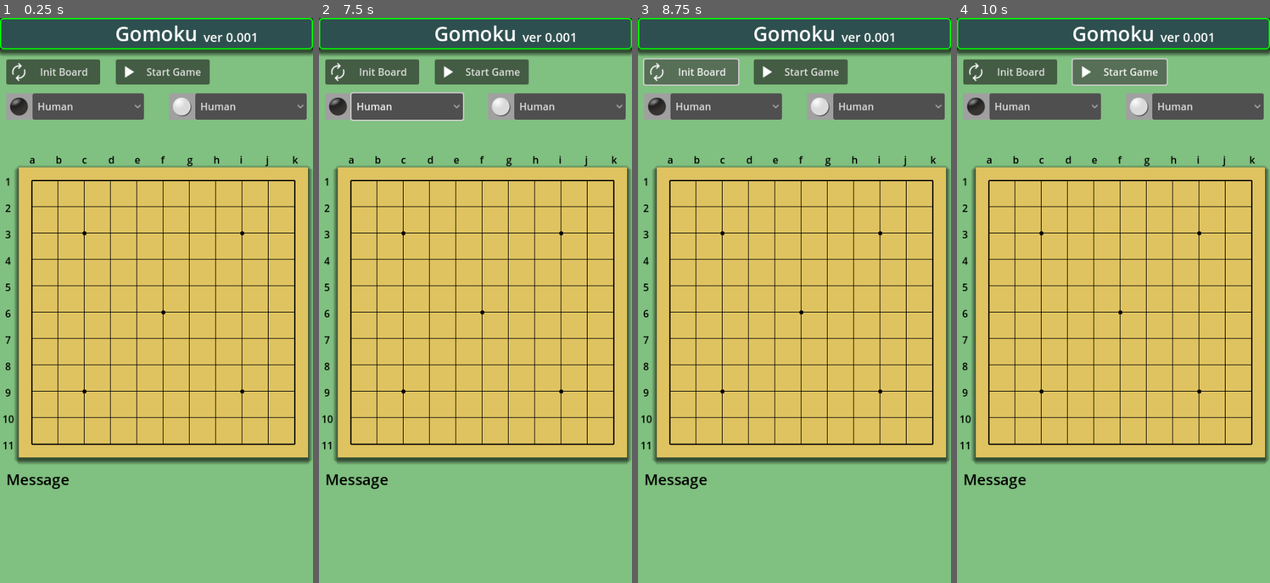
Above: before the commit, frames 1-4 (left to right).
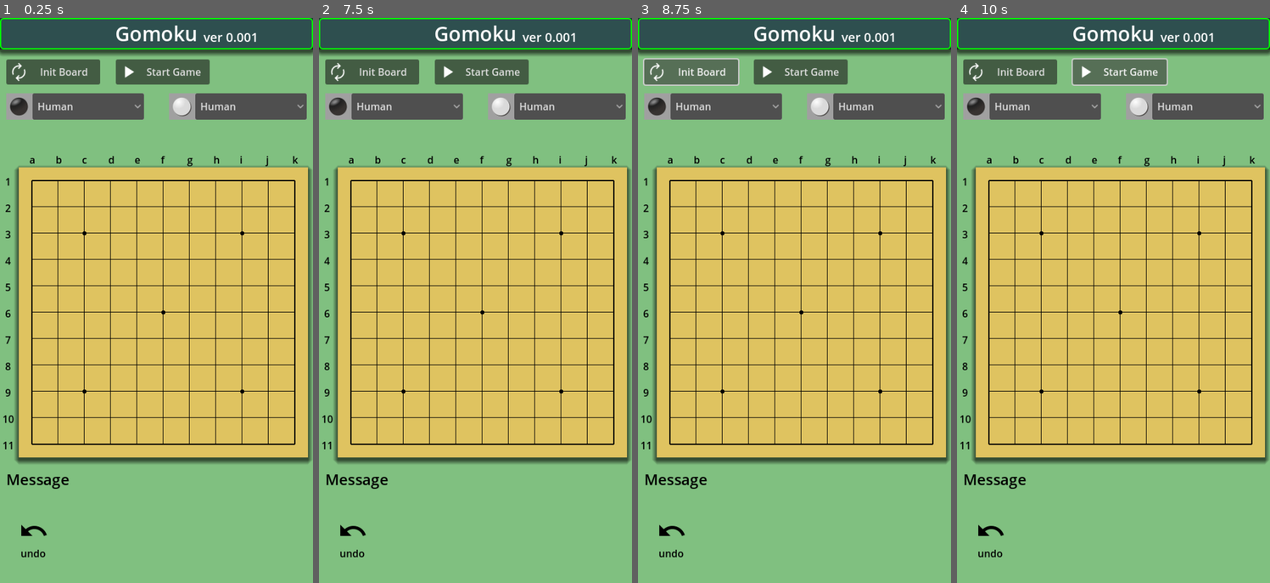
Above: after the commit, the same moments.

Repository: vivisuke/Gomoku
Game: Godot game, scene res://main_scene.tscn
Same seed, same stepped clock (60 frames per second), same inputs: the game is played once before the commit and once after it.
Inputs (mouse positions are in pixels of both pictures, inside the frame that each line leads up to):
- Up to frame 1 (0.25 s): no input
- Up to frame 2 (7.5 s): click (353, 532) at 0.5 s, where only the run after the commit has a clickable "undo"; click "Start Game" at 1.25 s; click "Init Board" at 2 s; click "Stop Game" at 2.75 s; click "Start Game" at 3.5 s; click "Human" at 4.25 s; click "Init Board" at 5 s; click "Stop Game" at 5.75 s; click "Human" at 6.5 s; click (353, 532) at 7.25 s, where only the run after the commit has a clickable "undo"
- Up to frame 3 (8.75 s): click "Init Board" at 8 s
- Up to frame 4 (10 s): click "Start Game" at 8.75 s; click "Stop Game" at 9.5 s

The runs differ from the first frame. In frame 1, 0.2% of the frame differs, in the area x 6-16%, y 89-96%; in frame 2, 0.4%, in the area x 6-47%, y 13-96%; in frame 3, 0.2%; in frame 4, 0.2%.

Commit message:
0044 ◎ C 09/05 09/05 0.001│ToDo│画面左下に Undo ボタン設置

Diff:
--- a/Gomoku/main_scene.tscn
+++ b/Gomoku/main_scene.tscn
@@ -10,6 +10,9 @@
 [ext_resource type="Texture2D" uid="uid://bt67q3bcmc8ab" path="res://images/stop_white_32.png" id="5_1f8o4"]
 [ext_resource type="Script" path="res://scripts/Grid.gd" id="9_fwb4q"]
 [ext_resource type="Texture2D" uid="uid://dlv5mpubr21oq" path="res://images/BG_42.png" id="10_tqbab"]
+[ext_resource type="Texture2D" uid="uid://cr8wmdaub82ad" path="res://images/undo_black.png" id="11_w2j8t"]
+[ext_resource type="Texture2D" uid="uid://dk64tuxwhkcyo" path="res://images/undo_white.png" id="12_sjx1h"]
+[ext_resource type="Texture2D" uid="uid://hl2kdbh54uj0" path="res://images/undo_gray.png" id="13_i33cc"]
 
 [sub_resource type="TileSetAtlasSource" id="TileSetAtlasSource_wnvxq"]
 texture = ExtResource("10_tqbab")
@@ -212,5 +215,26 @@
 theme_override_font_sizes/font_size = 24
 text = "Message"
 
+[node name="UndoButton" type="TextureButton" parent="."]
+offset_left = 30.0
+offset_top = 793.0
+offset_right = 78.0
+offset_bottom = 841.0
+texture_normal = ExtResource("11_w2j8t")
+texture_pressed = ExtResource("12_sjx1h")
+texture_disabled = ExtResource("13_i33cc")
+
+[node name="Label" type="Label" parent="UndoButton"]
+layout_mode = 1
+anchors_preset = 9
+anchor_bottom = 1.0
+offset_top = 48.0
+offset_right = 48.0
+offset_bottom = 26.0
+grow_vertical = 2
+theme_override_colors/font_color = Color(0, 0, 0, 1)
+text = "undo"
+horizontal_alignment = 1
+
 [connection signal="pressed" from="InitButton" to="." method="_on_init_button_pressed"]
 [connection signal="toggled" from="StartStopButton" to="." method="_on_start_stop_button_toggled"]
Binary file added: Gomoku/images/undo_black.png
Not shown, added: Gomoku/images/undo_black.png.import
Binary file added: Gomoku/images/undo_gray.png
Not shown, added: Gomoku/images/undo_gray.png.import
Binary file added: Gomoku/images/undo_white.png
Not shown, added: Gomoku/images/undo_white.png.import
Not shown: 1 places in Gomoku/main_scene.tscn that only renumber resources
Not shown, changed: Gomoku.spr
